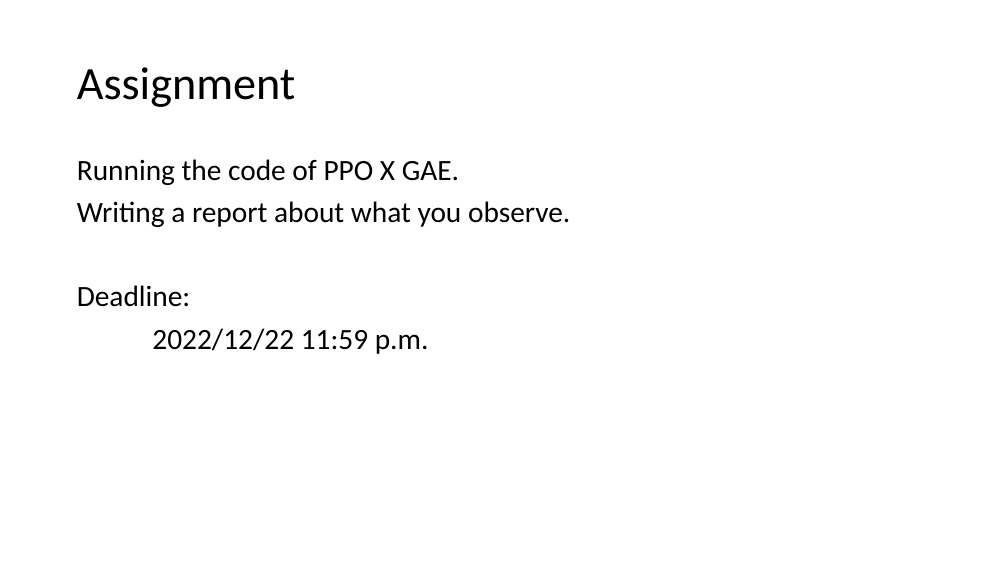
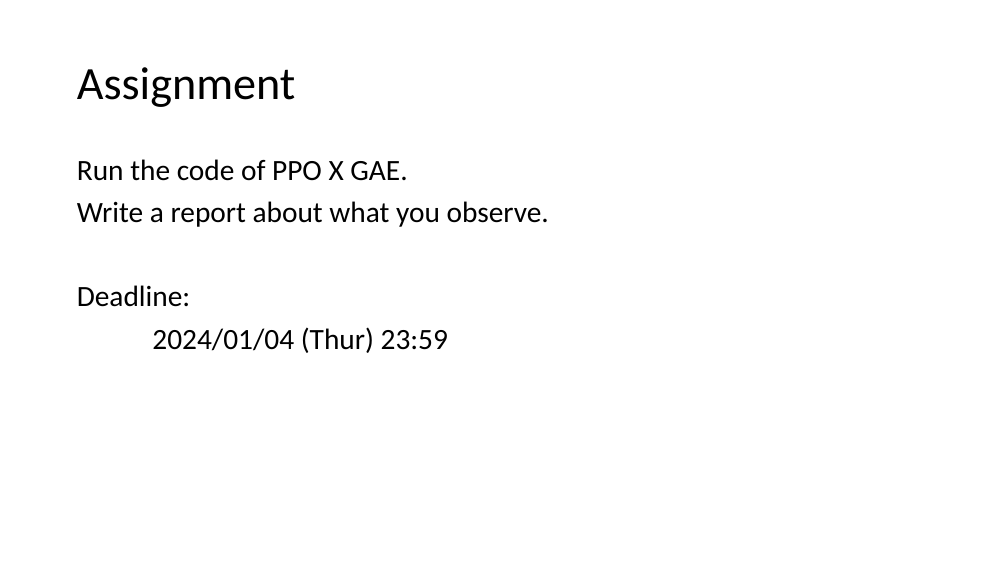
Before and after one commit to nthu-datalab/ml, a slide deck: slide 23 of labs/15_Deep-Reinforcement-Learning/Flappy_Bird_Frame-Based_Policy_Gradient.pptx. Drawn at 1008x567 pixels with LibreOffice and Linux fonts; fonts in the diff are those of the drawing. Boxes give left, top, right and bottom in pixels: in the first picture for what was removed or moved away, otherwise in the second. Text is boxed around its words. In the diff, an @@ line names an element or a change of style, - is before the commit and + after.

```diff
--- a/labs/15_Deep-Reinforcement-Learning/Flappy_Bird_Frame-Based_Policy_Gradient.pptx
+++ b/labs/15_Deep-Reinforcement-Learning/Flappy_Bird_Frame-Based_Policy_Gradient.pptx
@@ text at (x1=77, y1=159, x2=549, y2=227): text changed @@
-Running the code of PPO X GAE.
-Writing a report about what you observe.
+Run the code of PPO X GAE.
+Write a report about what you observe.
@@ text at (x1=152, y1=327, x2=448, y2=353): text changed @@
-2022/12/22 11:59 p.m.
+2024/01/04 (Thur) 23:59
```
Also in this commit, not shown: 1 other slide changed, 4 other files.
